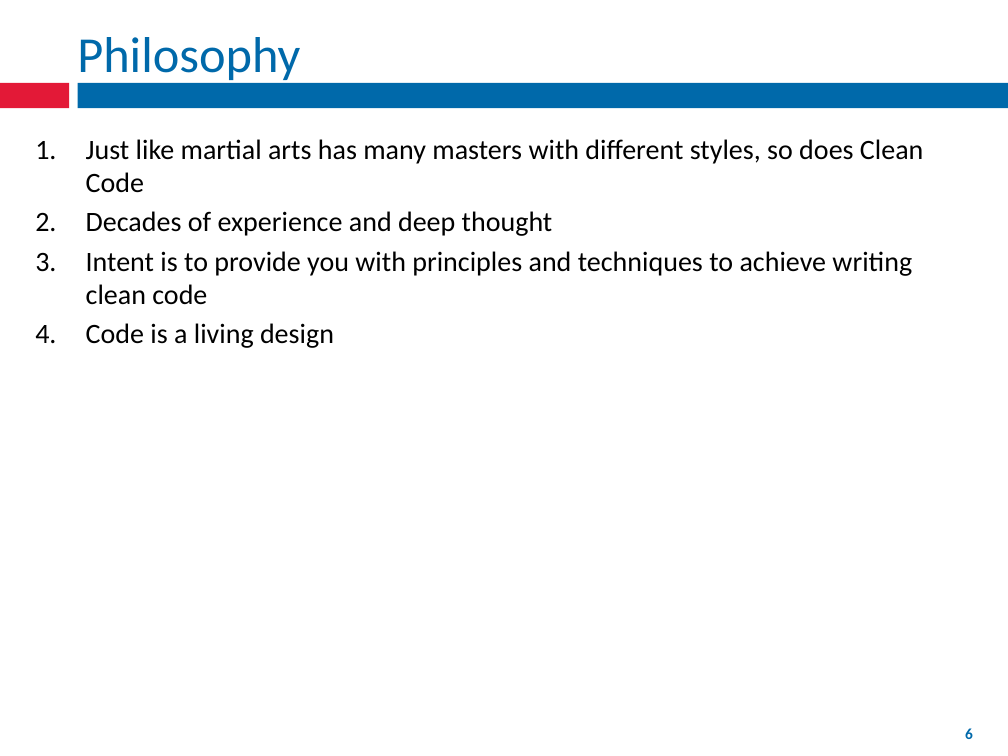
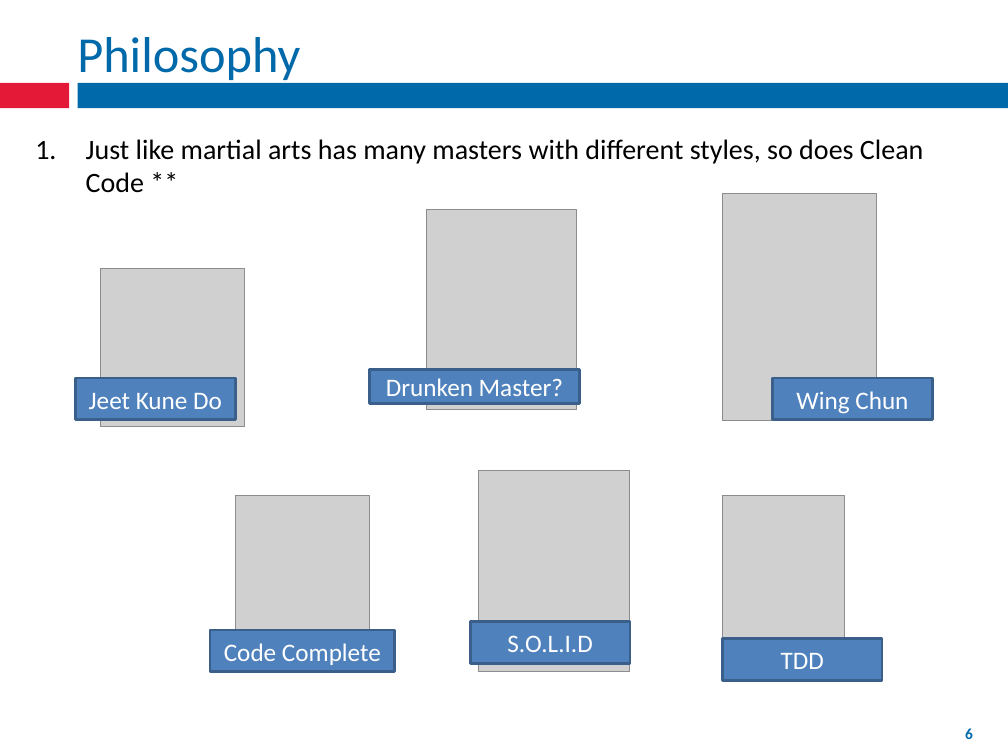
Before and after one commit to fernandozamoraj/Clean-Code-Presentation, a slide deck: slide 6 of Clean Code.pptx. Drawn at 1008x756 pixels with LibreOffice and Linux fonts; fonts in the diff are those of the drawing; grey boxes stand for pictures; background and template pictures are left out. Boxes give left, top, right and bottom in pixels: in the first picture for what was removed or moved away, otherwise in the second. Text is boxed around its words. In the diff, an @@ line names an element or a change of style, - is before the commit and + after.

Commit message:
Updated ppt slide

```diff
--- a/Clean Code.pptx
+++ b/Clean Code.pptx
@@ text at [86,139,923,193]: text changed @@
-1. Just like martial arts has many masters with different styles, so does Clean Code
-2. Decades of experience and deep thought
-3. Intent is to provide you with principles and techniques to achieve writing clean code
-4. Code is a living design
+1. Just like martial arts has many masters with different styles, so does Clean Code **
@@ picture added at [723,194,877,421] @@
@@ picture added at [426,210,577,409] @@
@@ picture added at [101,269,244,426] @@
@@ rectangle added at [76,378,235,420], fill #4F81BD, outline #3A5F8C 2 pt, 18 pt, text #FFFFFF @@
+Jeet Kune Do
@@ rectangle added at [370,370,580,403], fill #4F81BD, outline #3A5F8C 2 pt, 18 pt, text #FFFFFF @@
+Drunken Master?
@@ rectangle added at [773,378,932,420], fill #4F81BD, outline #3A5F8C 2 pt, 18 pt, text #FFFFFF @@
+Wing Chun
@@ picture added at [479,471,630,672] @@
@@ picture added at [235,496,369,666] @@
@@ picture added at [723,496,845,680] @@
@@ rectangle added at [471,622,630,664], fill #4F81BD, outline #3A5F8C 2 pt, 18 pt, text #FFFFFF @@
+S.O.L.I.D
@@ rectangle added at [210,630,394,672], fill #4F81BD, outline #3A5F8C 2 pt, 18 pt, text #FFFFFF @@
+Code Complete
@@ rectangle added at [723,638,882,680], fill #4F81BD, outline #3A5F8C 2 pt, 18 pt, text #FFFFFF @@
+TDD
```
Also in this commit, not shown: 8 other slides changed, 3 slides added, 8 other files.
